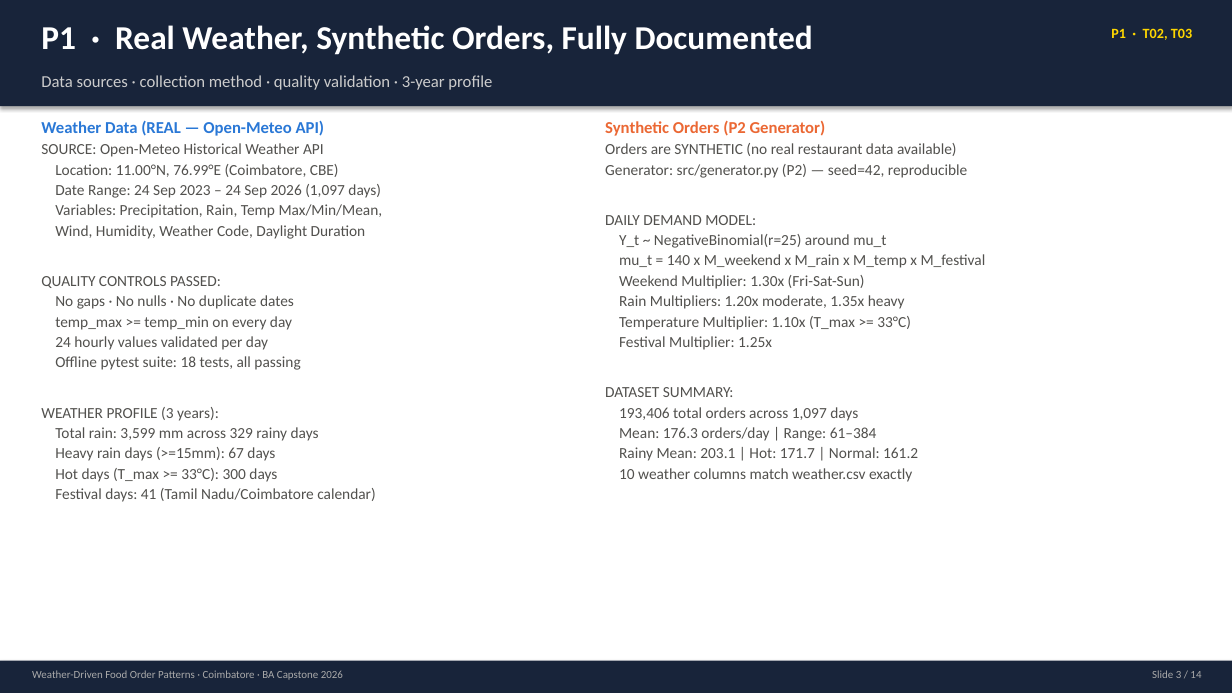
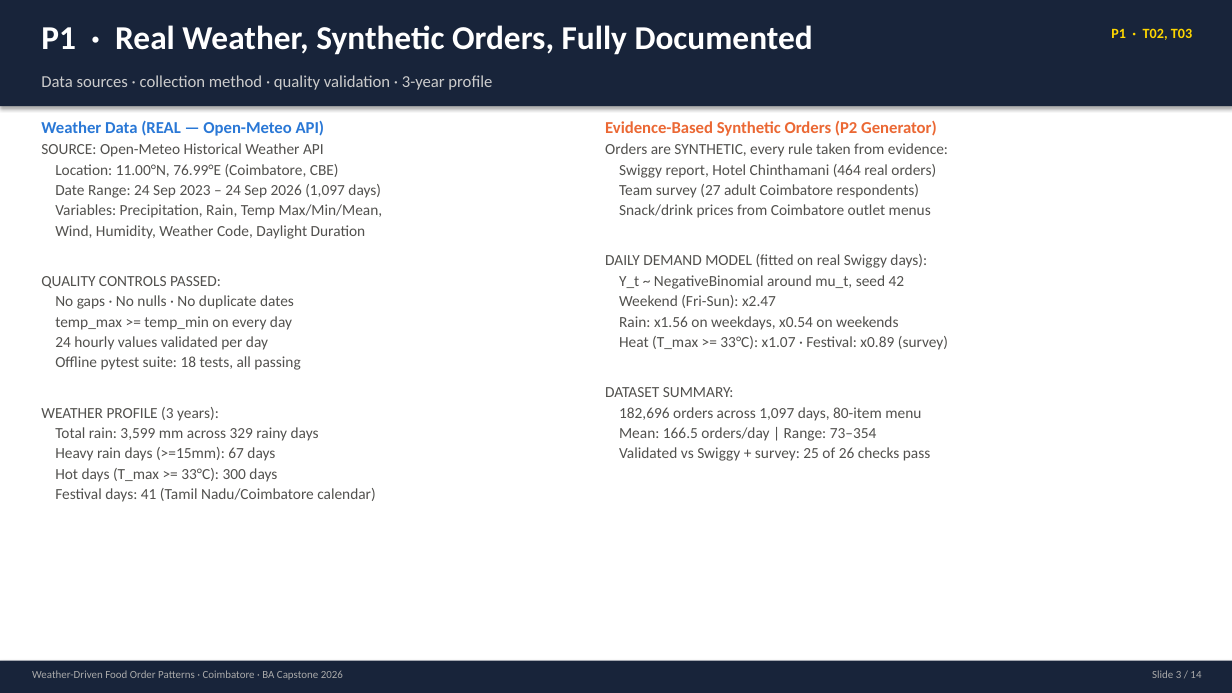
Before and after one commit to priyagarnet20-ops/weather-food-orders, a slide deck: slide 3 of slides/review1/review1_deck.pptx. Drawn at 1232x693 pixels with LibreOffice and Linux fonts; fonts in the diff are those of the drawing. Boxes give left, top, right and bottom in pixels: in the first picture for what was removed or moved away, otherwise in the second. Text is boxed around its words. In the diff, an @@ line names an element or a change of style, - is before the commit and + after.

Commit message:
docs(slides): update the Review 1 deck to the evidence-based dataset (T21)

```diff
--- a/slides/review1/review1_deck.pptx
+++ b/slides/review1/review1_deck.pptx
@@ text at (x1=605, y1=121, x2=948, y2=350): text changed @@
-Synthetic Orders (P2 Generator)
-Orders are SYNTHETIC (no real restaurant data available)
-Generator: src/generator.py (P2) — seed=42, reproducible
-DAILY DEMAND MODEL:
-Y_t ~ NegativeBinomial(r=25) around mu_t
-mu_t = 140 x M_weekend x M_rain x M_temp x M_festival
-Weekend Multiplier: 1.30x (Fri-Sat-Sun)
-Rain Multipliers: 1.20x moderate, 1.35x heavy
-Temperature Multiplier: 1.10x (T_max >= 33°C)
-Festival Multiplier: 1.25x
+Evidence-Based Synthetic Orders (P2 Generator)
+Orders are SYNTHETIC, every rule taken from evidence:
+Swiggy report, Hotel Chinthamani (464 real orders)
+Team survey (27 adult Coimbatore respondents)
+Snack/drink prices from Coimbatore outlet menus
+DAILY DEMAND MODEL (fitted on real Swiggy days):
+Y_t ~ NegativeBinomial around mu_t, seed 42
+Weekend (Fri-Sun): x2.47
+Rain: x1.56 on weekdays, x0.54 on weekends
+Heat (T_max >= 33°C): x1.07 · Festival: x0.89 (survey)
@@ text at (x1=619, y1=407, x2=930, y2=461): text changed @@
-193,406 total orders across 1,097 days
-Mean: 176.3 orders/day | Range: 61–384
-Rainy Mean: 203.1 | Hot: 171.7 | Normal: 161.2
-10 weather columns match weather.csv exactly
+182,696 orders across 1,097 days, 80-item menu
+Mean: 166.5 orders/day | Range: 73–354
+Validated vs Swiggy + survey: 25 of 26 checks pass
```
Also in this commit, not shown: 13 other slides changed, 2 other files.
